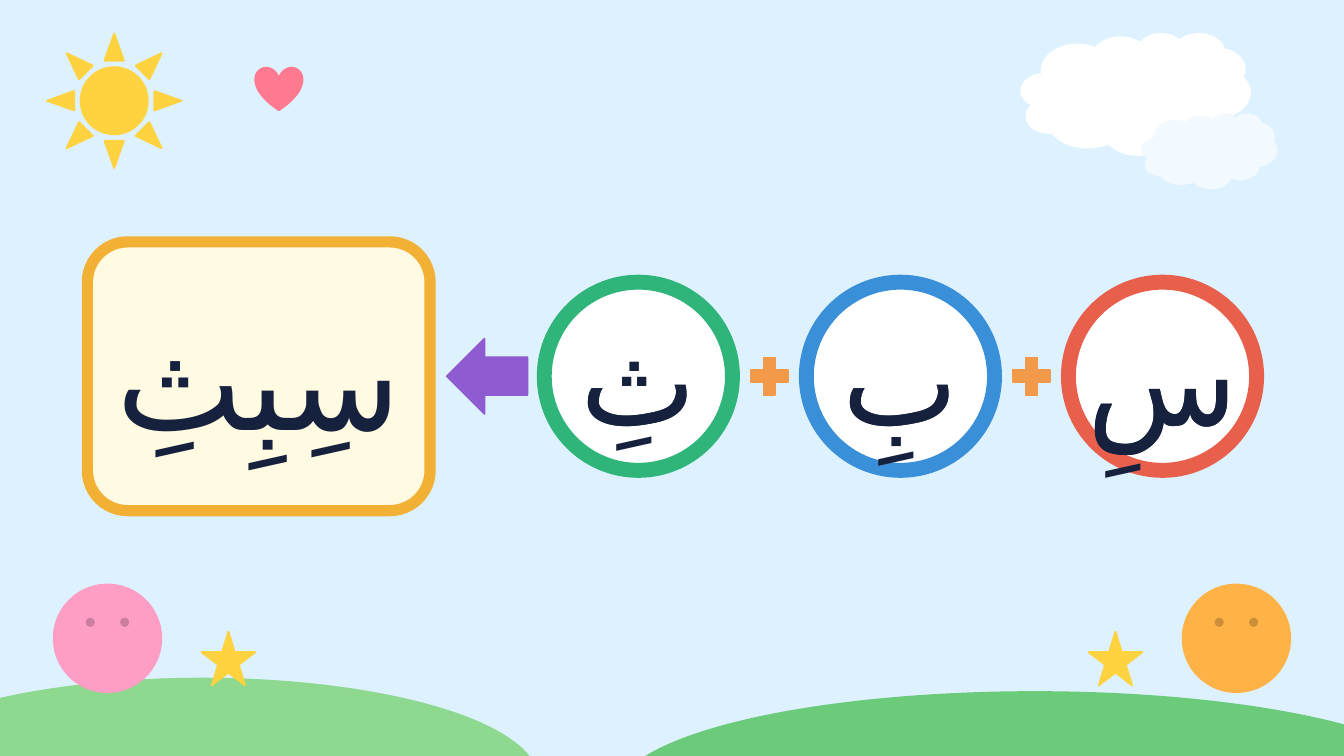
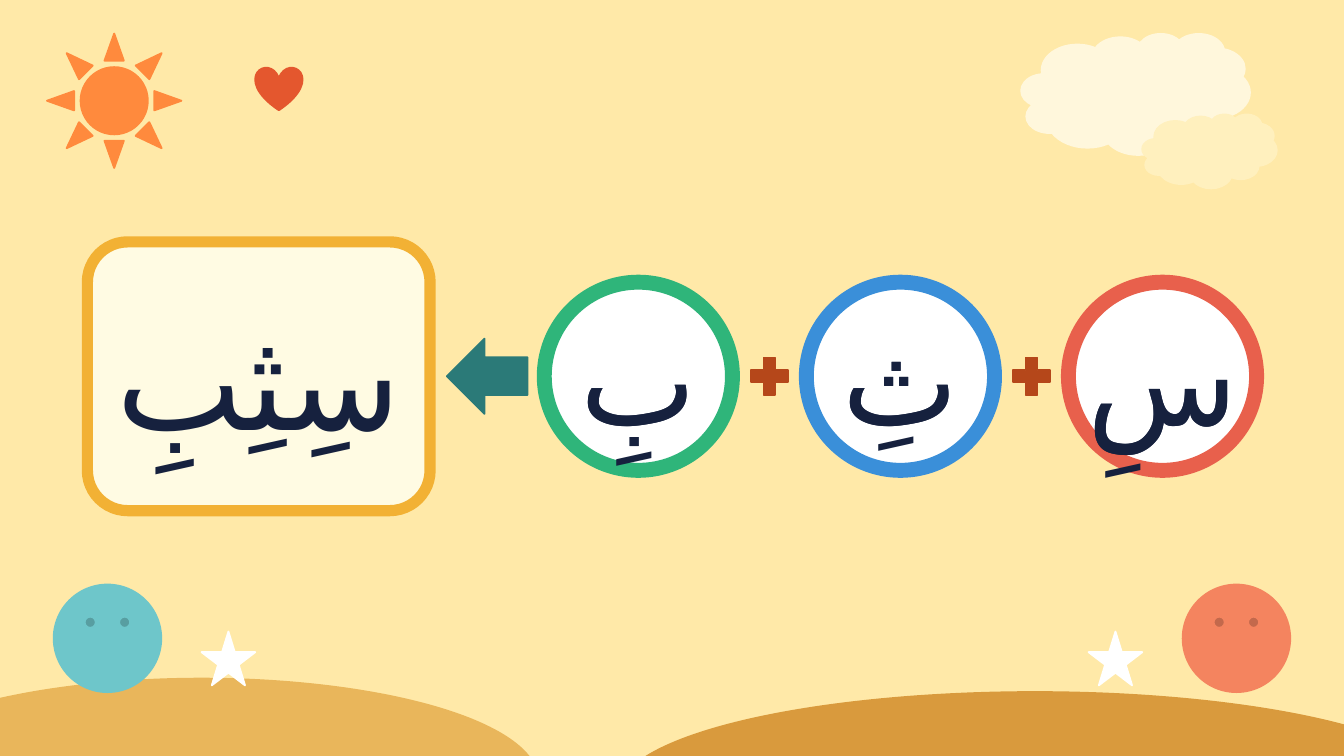
Before and after one commit to Sawaf11/-, a slide deck: slide 55 of all-letters-kasrah/02-ba-ta-tha.pptx (slide 41 before the commit). Drawn at 1344x756 pixels with LibreOffice and Linux fonts; fonts in the diff are those of the drawing. Boxes give left, top, right and bottom in pixels: in the first picture for what was removed or moved away, otherwise in the second. Text is boxed around its words. In the diff, an @@ line names an element or a change of style, - is before the commit and + after.

```diff
--- a/all-letters-kasrah/02-ba-ta-tha.pptx
+++ b/all-letters-kasrah/02-ba-ta-tha.pptx
@@ background #DDF1FF to #FFE9A8 @@
@@ sun at [47, 34, 181, 168]: fill #FFD23F to #FF8A3D; outline #FFD23F 1 pt to #FF8A3D 1 pt @@
@@ cloud at [1021, 34, 1250, 155]: fill #FFFFFF to #FFF7DC; outline #FFFFFF 1 pt to #FFF7DC 1 pt @@
@@ heart at [255, 67, 302, 110]: fill #FF7A90 to #E4572E; outline #FF7A90 1 pt to #E4572E 1 pt @@
@@ cloud at [1142, 114, 1277, 188]: fill #F2FAFF to #FFF0BE; outline #F2FAFF 1 pt to #FFF0BE 1 pt @@
@@ left arrow at [448, 339, 528, 414]: fill #8E5BD0 to #2B7A78; outline #8E5BD0 1 pt to #2B7A78 1 pt @@
@@ plus sign at [745, 351, 796, 402]: fill #F2994A to #B5471A; outline #F2994A 1 pt to #B5471A 1 pt @@
@@ plus sign at [1007, 351, 1058, 402]: fill #F2994A to #B5471A; outline #F2994A 1 pt to #B5471A 1 pt @@
@@ text at [580, 384, 696, 450]: text changed @@
-ث
+ب
@@ text at [604, 384, 697, 474]: text changed @@
-ثِ
+بِ
@@ text at [842, 361, 958, 450]: text changed @@
-ب
+ث
@@ text at [866, 361, 959, 459]: text changed @@
-بِ
+ثِ
@@ smiley face at [54, 585, 161, 692]: fill #FF9EC4 to #6EC6CA; outline #FF9EC4 1 pt to #6EC6CA 1 pt @@
@@ smiley face at [1183, 585, 1290, 692]: fill #FFB347 to #F4845F; outline #FFB347 1 pt to #F4845F 1 pt @@
@@ star at [202, 632, 255, 685]: fill #FFD23F to #FFFFFF; outline #FFD23F 1 pt to #FFFFFF 1 pt @@
@@ star at [1089, 632, 1142, 685]: fill #FFD23F to #FFFFFF; outline #FFD23F 1 pt to #FFFFFF 1 pt @@
@@ ellipse at [0, 679, 538, 756]: fill #8ED98F to #E9B65B; outline #8ED98F 1 pt to #E9B65B 1 pt @@
@@ ellipse at [618, 692, 1344, 756]: fill #6CCB7A to #D99A3D; outline #6CCB7A 1 pt to #D99A3D 1 pt @@
```
Also in this commit, not shown: 44 other slides changed, 21 slides added, 17 other files.
